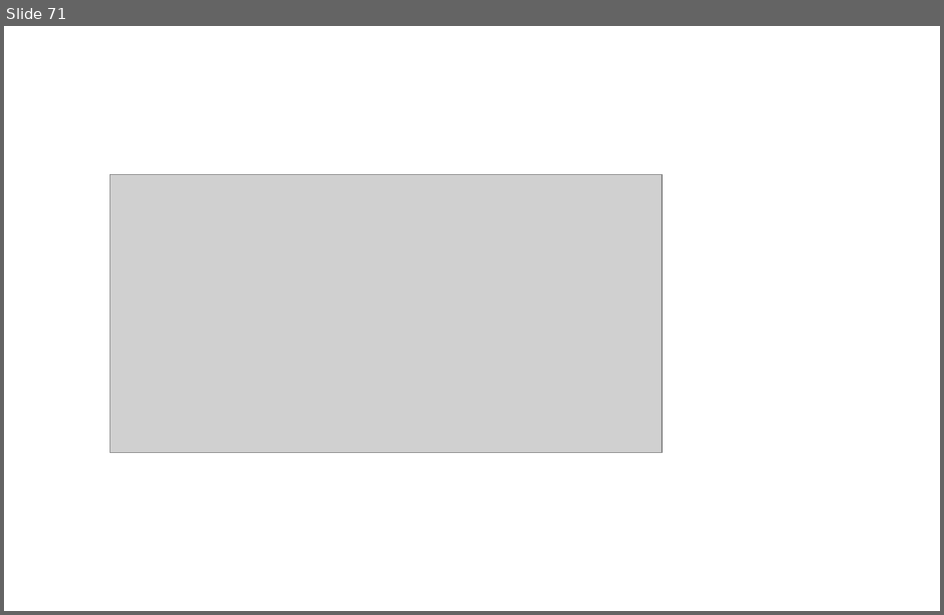
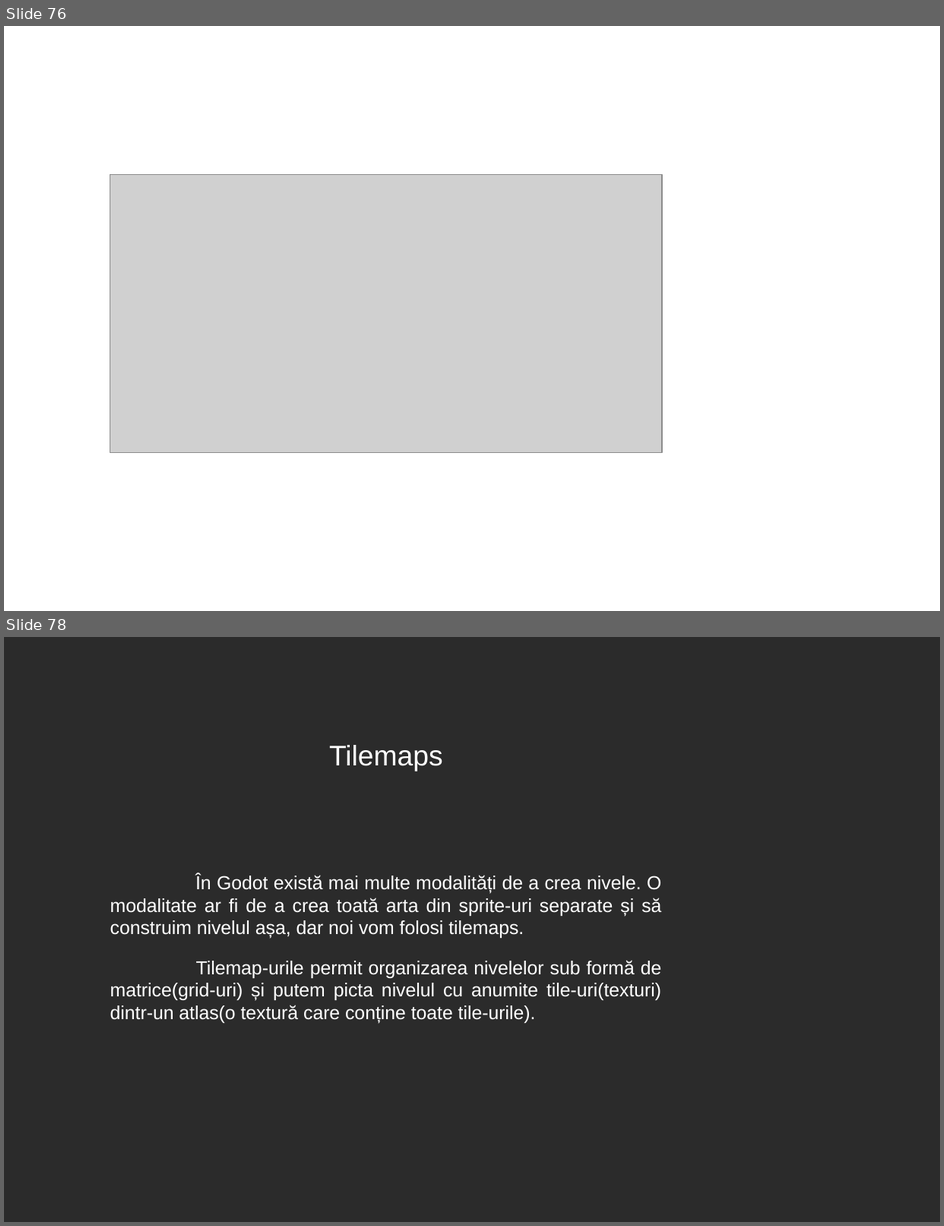
Before and after one commit to 0xspiderr/gdc-upt-presentations, a slide deck: presentation_1/1_introducere_in_godot.odp. Shown one above the other, each under a label of ours: slide 71 before the commit, slides 76 and 78 after it; the slides between them are not shown. The pictures are 944x615 and 944x1226 pixels, drawn with LibreOffice and Linux fonts; fonts in the diff are those of the drawing; grey boxes stand for pictures; background and template pictures are left out; a plain dark background stands for a picture behind light text. Boxes give left, top, right and bottom in pixels: in the first picture for what was removed or moved away, otherwise in the second. Text is boxed around its words. In the diff, an @@ line names an element or a change of style, - is before the commit and + after.

```diff
--- a/presentation_1/1_introducere_in_godot.odp
+++ b/presentation_1/1_introducere_in_godot.odp
@@ slide 78 added at (4, 637, 940, 1222), background picture (left out) @@
@@ title added at (329, 745, 443, 772), 24 pt, text #FFFFFF @@
+Tilemaps
@@ text added at (110, 874, 662, 1023), 16 pt, text #FFFFFF @@
+În Godot există mai multe modalități de a crea nivele. O modalitate ar fi de a crea toată arta din sprite-uri separate și să construim nivelul așa, dar noi vom folosi tilemaps.
+Tilemap-urile permit organizarea nivelelor sub formă de matrice(grid-uri) și putem picta nivelul cu anumite tile-uri(texturi) dintr-un atlas(o textură care conține toate tile-urile).
@@ what was slide 71 is now slide 76 @@
```
Also in this commit, not shown: 10 slides changed, 27 other slides added, 1 slide removed, 19 other files.
